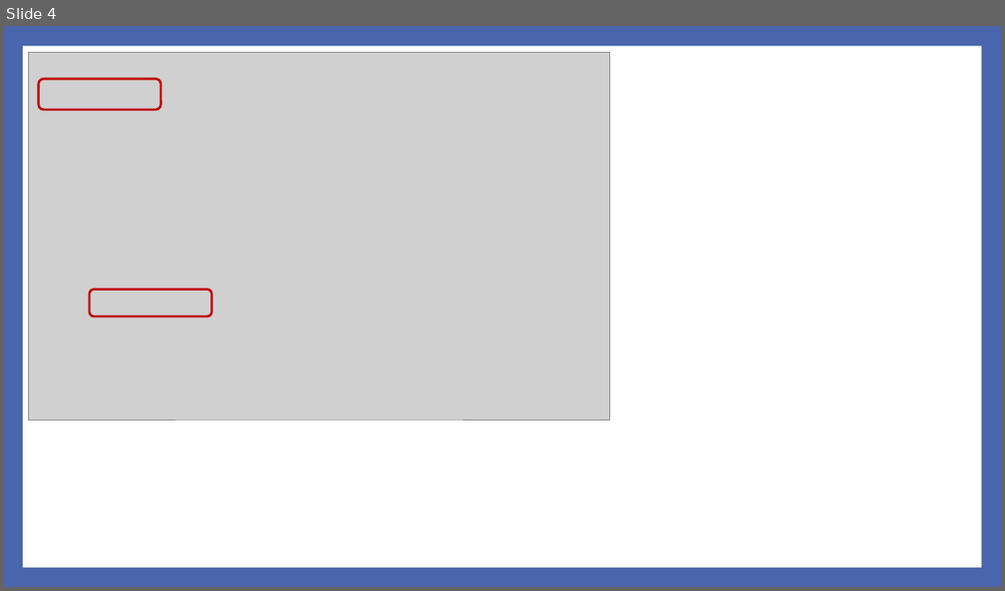
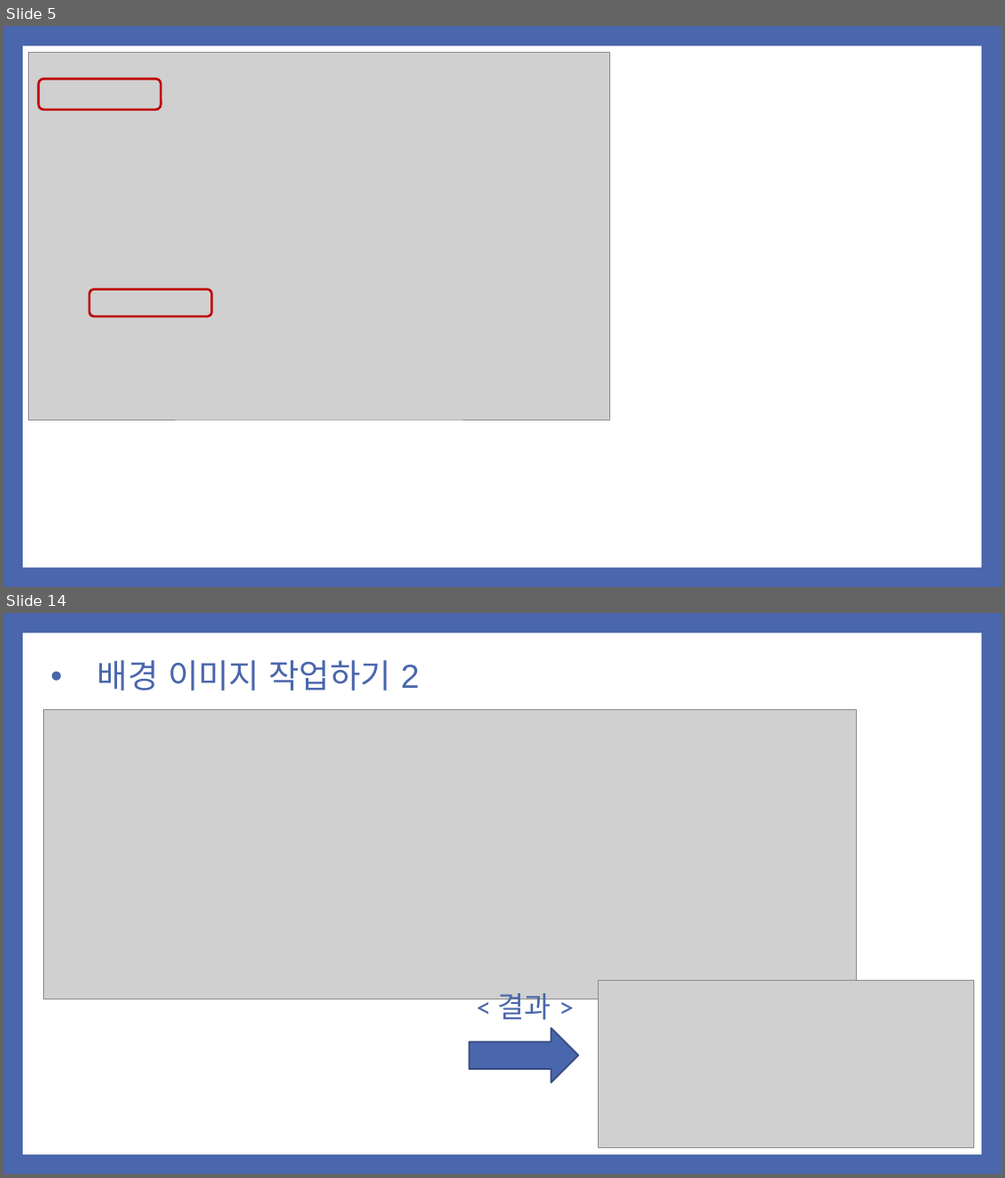
Before and after one commit to noheul1030/KOPO-HTML, a slide deck: 과제PPT/기업업무 1강.pptx. Shown one above the other, each under a label of ours: slide 4 before the commit, slides 5 and 14 after it; the slides between them are not shown. The pictures are 1005x591 and 1005x1178 pixels, drawn with LibreOffice and Linux fonts; fonts in the diff are those of the drawing; grey boxes stand for pictures. Boxes give left, top, right and bottom in pixels: in the first picture for what was removed or moved away, otherwise in the second. Text is boxed around its words. In the diff, an @@ line names an element or a change of style, - is before the commit and + after.

```diff
--- a/과제PPT/기업업무 1강.pptx
+++ b/과제PPT/기업업무 1강.pptx
@@ slide 14 added at (4, 613, 1001, 1174), background #4A66AC; not listed: 1 template element that a slide beside it also shows @@
@@ title added at (97, 660, 420, 690), 32 pt, text #4A66AC @@
+• 배경 이미지 작업하기 2
@@ picture added at (43, 709, 856, 999) @@
@@ picture added at (598, 981, 974, 1148) @@
@@ text added at (497, 993, 550, 1025), 28 pt, text #4A66AC @@
+< 결과 >
@@ right arrow added at (469, 1028, 578, 1083), fill #4A66AC, outline #374B7F 1.5 pt @@
@@ what was slide 4 is now slide 5 @@
```
Also in this commit, not shown: 21 other slides added, 4 slides removed.
